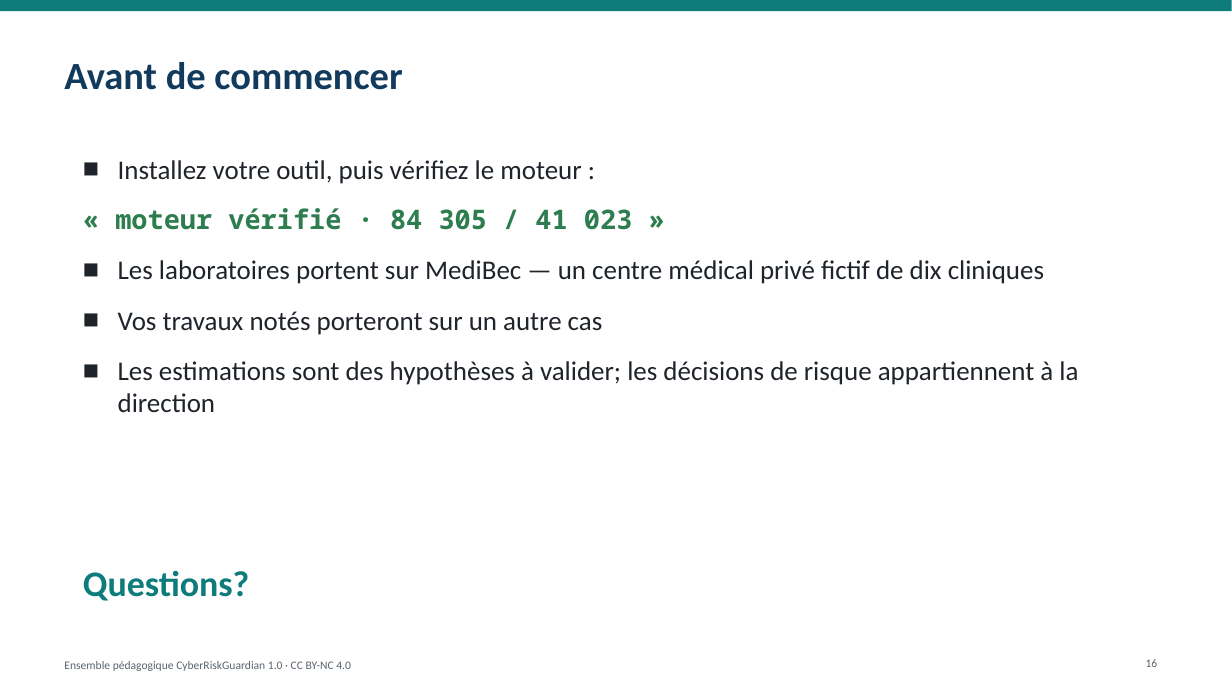
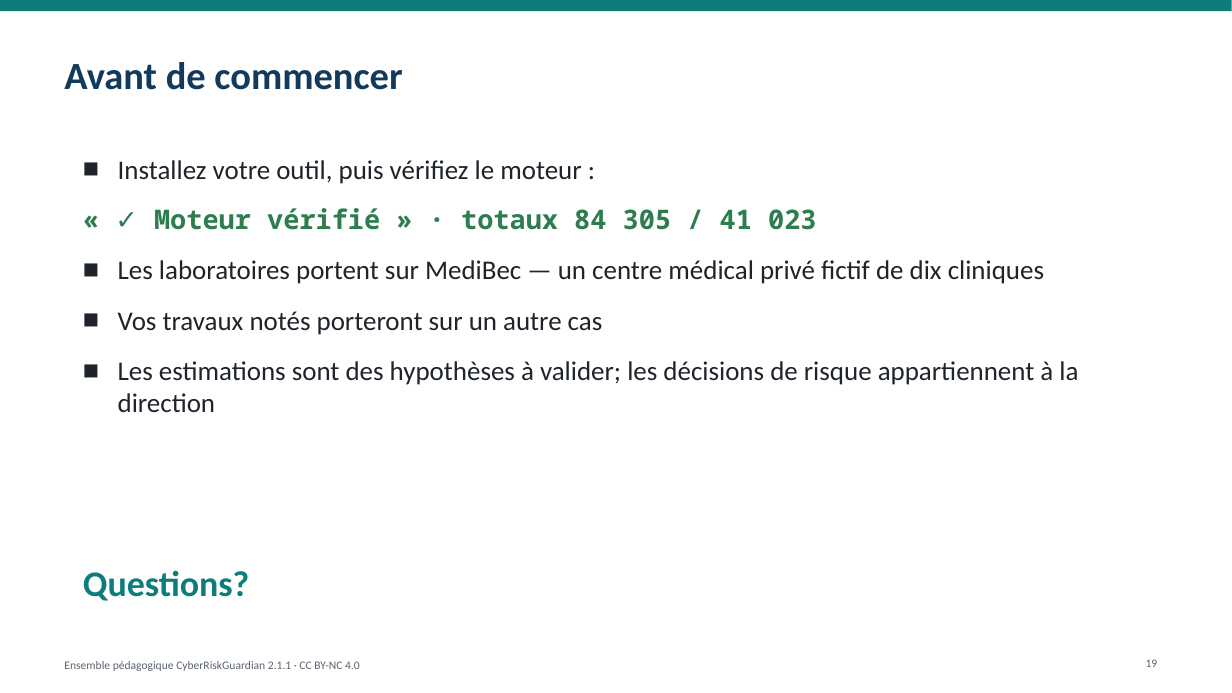
Before and after one commit to ITriskMgr/CyberRiskGuardian, a slide deck: slide 19 of education/slides/CRG_Intro_Deck_FR.pptx (slide 16 before the commit). Drawn at 1232x693 pixels with LibreOffice and Linux fonts; fonts in the diff are those of the drawing. Boxes give left, top, right and bottom in pixels: in the first picture for what was removed or moved away, otherwise in the second. Text is boxed around its words. In the diff, an @@ line names an element or a change of style, - is before the commit and + after.

```diff
--- a/education/slides/CRG_Intro_Deck_FR.pptx
+++ b/education/slides/CRG_Intro_Deck_FR.pptx
@@ text at box(154, 208, 816, 230): text changed @@
-  « moteur vérifié · 84 305 / 41 023 »
+  « ✓ Moteur vérifié » · totaux 84 305 / 41 023
@@ text at box(64, 661, 360, 671): text changed @@
-Ensemble pédagogique CyberRiskGuardian 1.0 · CC BY-NC 4.0
+Ensemble pédagogique CyberRiskGuardian 2.1.1 · CC BY-NC 4.0
```
Also in this commit, not shown: 15 other slides changed, 3 slides added, 29 other files.
